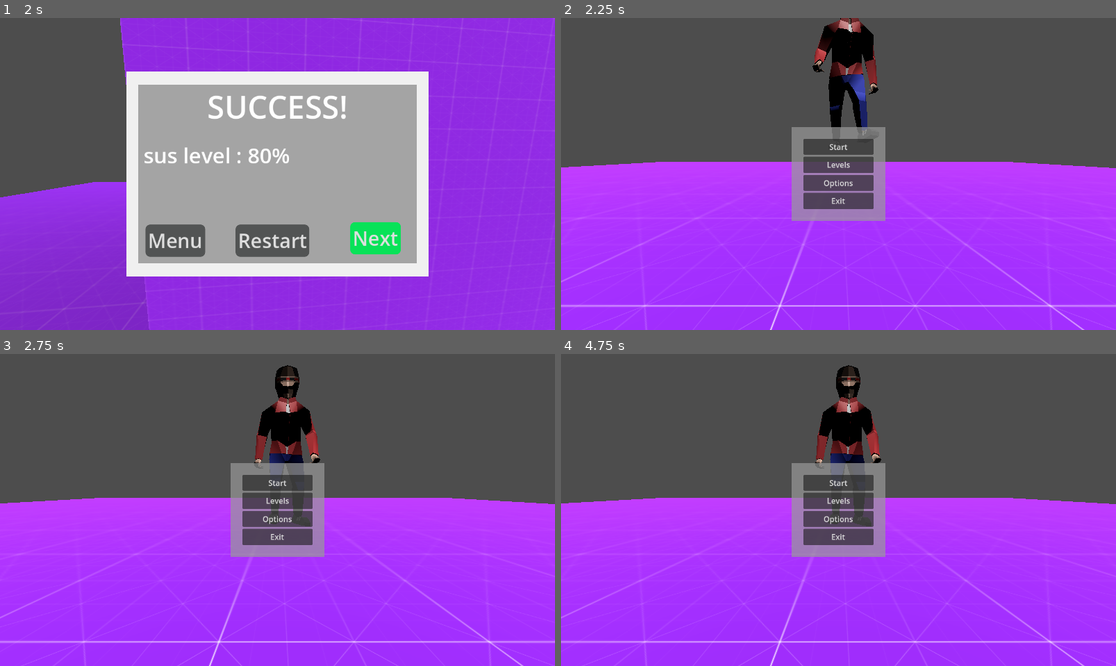
Above: before the commit, frames 1-4 (two rows, left to right).
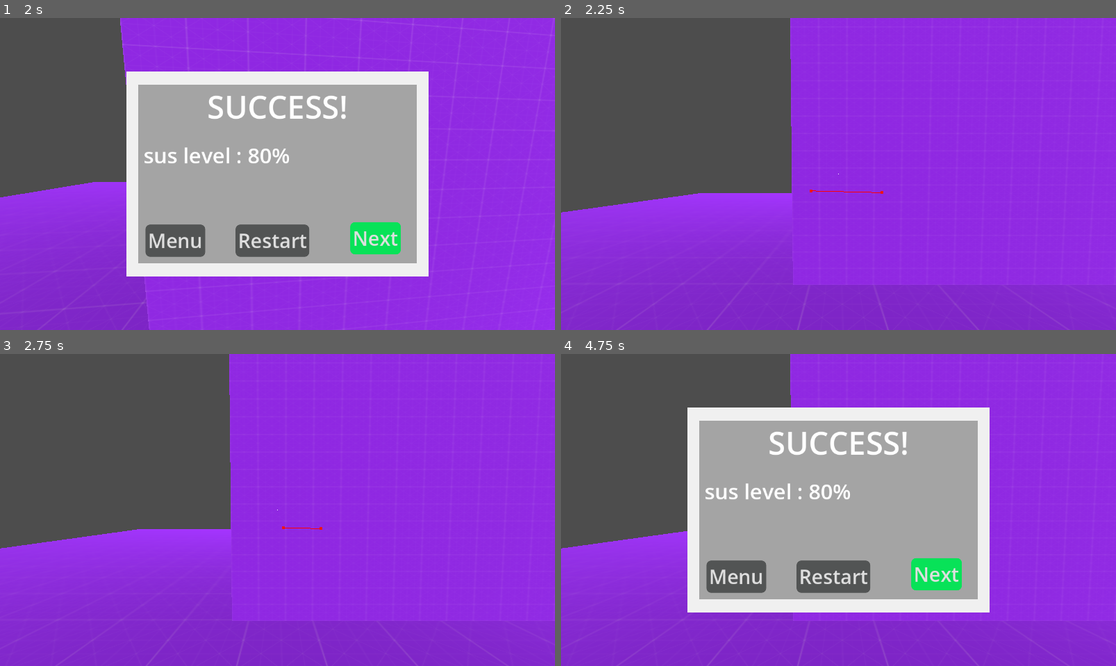
Above: after the commit, the same moments.

Repository: SBAITIAchraf/Hide-the-body
Game: Godot game, scene res://Scenes/Main Game/Main menu.tscn
Two runs of this game, one before a commit and one after it. Both use one fixed random seed, a clock stepped at 60 frames per second and the inputs below.
Inputs (mouse positions are in pixels of both pictures, inside the frame that each line leads up to):
- Up to frame 1 (2 s): click "Start" at 0.5 s; tap Enter at 1.25 s; move the mouse to (305, 174) at 1.27 s; hold W (move_forward) from 1.28 s (still down); tap Shift (action_sprint) at 1.35 s; tap Space (action_jump) at 1.52 s
- Up to frame 2 (2.25 s): release W (move_forward) at 2 s; click "Restart" at 2 s
- Up to frame 3 (2.75 s): no input
- Up to frame 4 (4.75 s): click (838, 481) at 2.75 s, where only the run before the commit has a clickable "Start"; click (832, 575) at 3.5 s, where only the run after the commit has a clickable "Restart"; click (832, 575) at 4.25 s, where only the run before the commit has a clickable "Restart"

Frame 1 is identical in both runs. In frame 2, 79% of the frame differs, in the area x 0-100%, y 0-100%; in frame 3, 79%; in frame 4, 86%.

Commit message:
Starting main menue

Diff:
--- a/Scenes/Player.tscn
+++ b/Scenes/Player.tscn
@@ -1,7 +1,8 @@
-[gd_scene load_steps=5 format=3 uid="uid://dnqf18ushkpmm"]
+[gd_scene load_steps=6 format=3 uid="uid://dnqf18ushkpmm"]
 
 [ext_resource type="Script" path="res://Addons/ultimate_character/ucharacterbody3d.gd" id="1_h3txv"]
 [ext_resource type="Script" path="res://Scripts/reticle.gd" id="2_e260r"]
+[ext_resource type="PackedScene" uid="uid://cmag2f3y6folx" path="res://Scenes/UI/pause_men.tscn" id="3_54a3g"]
 
 [sub_resource type="CapsuleShape3D" id="CapsuleShape3D_4t3v4"]
 height = 1.78
@@ -43,7 +44,7 @@
 [node name="Hand" type="Marker3D" parent="Head2/Camera"]
 transform = Transform3D(1, 0, 0, 0, 1, 0, 0, 0, 1, 0, 0, -2.20205)
 
-[node name="UserInterface" type="Control" parent="."]
+[node name="Crosshair" type="Control" parent="."]
 layout_mode = 3
 anchors_preset = 15
 anchor_right = 1.0
@@ -52,7 +53,7 @@
 grow_vertical = 2
 mouse_filter = 1
 
-[node name="Reticle" type="CenterContainer" parent="UserInterface"]
+[node name="Reticle" type="CenterContainer" parent="Crosshair"]
 layout_mode = 1
 anchors_preset = 8
 anchor_left = 0.5
@@ -63,3 +64,5 @@
 grow_vertical = 2
 pivot_offset = Vector2(20, 20)
 script = ExtResource("2_e260r")
+
+[node name="Pause_men" parent="." instance=ExtResource("3_54a3g")]
--- a/Scenes/UI/End_Level.tscn
+++ b/Scenes/UI/End_Level.tscn
@@ -119,7 +119,7 @@
 theme_override_styles/normal = SubResource("StyleBoxFlat_dnhoi")
 text = "Menu"
 
-[node name="MainMenu2" type="Button" parent="Panel/Panel"]
+[node name="Restart" type="Button" parent="Panel/Panel"]
 layout_mode = 2
 offset_left = 216.0
 offset_top = 290.0
@@ -144,5 +144,5 @@
 text = "Next"
 
 [connection signal="pressed" from="Panel/Panel/MainMenu" to="." method="_on_main_menu_pressed"]
-[connection signal="pressed" from="Panel/Panel/MainMenu2" to="." method="_on_main_menu_pressed"]
+[connection signal="pressed" from="Panel/Panel/Restart" to="." method="_on_restart_pressed"]
 [connection signal="pressed" from="Panel/Panel/NextLevel" to="." method="_on_next_level_pressed"]
--- /dev/null
+++ b/Scenes/UI/pause_men.tscn
@@ -0,0 +1,213 @@
+[gd_scene load_steps=8 format=3 uid="uid://cmag2f3y6folx"]
+
+[ext_resource type="Script" path="res://Scripts/UI/Pause_men.gd" id="1_cv6ys"]
+[ext_resource type="Shader" path="res://Shaders/Blur.gdshader" id="2_041bd"]
+
+[sub_resource type="ShaderMaterial" id="ShaderMaterial_3uwhw"]
+shader = ExtResource("2_041bd")
+shader_parameter/lod = 0.0
+
+[sub_resource type="StyleBoxFlat" id="StyleBoxFlat_7djj4"]
+bg_color = Color(0.6, 0.6, 0.6, 0.701961)
+
+[sub_resource type="Animation" id="Animation_xeebd"]
+length = 0.001
+tracks/0/type = "bezier"
+tracks/0/imported = false
+tracks/0/enabled = true
+tracks/0/path = NodePath("ColorRect:material:shader_parameter/lod")
+tracks/0/interp = 1
+tracks/0/loop_wrap = true
+tracks/0/keys = {
+"handle_modes": PackedInt32Array(0),
+"points": PackedFloat32Array(0, -0.25, 0, 0.25, 0),
+"times": PackedFloat32Array(0)
+}
+tracks/1/type = "bezier"
+tracks/1/imported = false
+tracks/1/enabled = true
+tracks/1/path = NodePath("Panel:modulate:r")
+tracks/1/interp = 1
+tracks/1/loop_wrap = true
+tracks/1/keys = {
+"handle_modes": PackedInt32Array(0),
+"points": PackedFloat32Array(1, -0.25, 0, 0.25, 0),
+"times": PackedFloat32Array(0)
+}
+tracks/2/type = "bezier"
+tracks/2/imported = false
+tracks/2/enabled = true
+tracks/2/path = NodePath("Panel:modulate:g")
+tracks/2/interp = 1
+tracks/2/loop_wrap = true
+tracks/2/keys = {
+"handle_modes": PackedInt32Array(0),
+"points": PackedFloat32Array(1, -0.25, 0, 0.25, 0),
+"times": PackedFloat32Array(0)
+}
+tracks/3/type = "bezier"
+tracks/3/imported = false
+tracks/3/enabled = true
+tracks/3/path = NodePath("Panel:modulate:b")
+tracks/3/interp = 1
+tracks/3/loop_wrap = true
+tracks/3/keys = {
+"handle_modes": PackedInt32Array(0),
+"points": PackedFloat32Array(1, -0.25, 0, 0.25, 0),
+"times": PackedFloat32Array(0)
+}
+tracks/4/type = "bezier"
+tracks/4/imported = false
+tracks/4/enabled = true
+tracks/4/path = NodePath("Panel:modulate:a")
+tracks/4/interp = 1
+tracks/4/loop_wrap = true
+tracks/4/keys = {
+"handle_modes": PackedInt32Array(0),
+"points": PackedFloat32Array(0, -0.25, 0, 0.25, 0),
+"times": PackedFloat32Array(0)
+}
+
+[sub_resource type="Animation" id="Animation_3j5vt"]
+resource_name = "blur"
+length = 0.3
+tracks/0/type = "bezier"
+tracks/0/imported = false
+tracks/0/enabled = true
+tracks/0/path = NodePath("ColorRect:material:shader_parameter/lod")
+tracks/0/interp = 1
+tracks/0/loop_wrap = true
+tracks/0/keys = {
+"handle_modes": PackedInt32Array(0),
+"points": PackedFloat32Array(0, -0.25, 0, 0.25, 0),
+"times": PackedFloat32Array(0)
+}
+tracks/1/type = "bezier"
+tracks/1/imported = false
+tracks/1/enabled = true
+tracks/1/path = NodePath("Panel:modulate:r")
+tracks/1/interp = 1
+tracks/1/loop_wrap = true
+tracks/1/keys = {
+"handle_modes": PackedInt32Array(0, 0),
+"points": PackedFloat32Array(1, -0.25, 0, 0.25, 0, 1, -0.25, 0, 0.25, 0),
+"times": PackedFloat32Array(0, 0.3)
+}
+tracks/2/type = "bezier"
+tracks/2/imported = false
+tracks/2/enabled = true
+tracks/2/path = NodePath("Panel:modulate:g")
+tracks/2/interp = 1
+tracks/2/loop_wrap = true
+tracks/2/keys = {
+"handle_modes": PackedInt32Array(0, 0),
+"points": PackedFloat32Array(1, -0.25, 0, 0.25, 0, 1, -0.25, 0, 0.25, 0),
+"times": PackedFloat32Array(0, 0.3)
+}
+tracks/3/type = "bezier"
+tracks/3/imported = false
+tracks/3/enabled = true
+tracks/3/path = NodePath("Panel:modulate:b")
+tracks/3/interp = 1
+tracks/3/loop_wrap = true
+tracks/3/keys = {
+"handle_modes": PackedInt32Array(0, 0),
+"points": PackedFloat32Array(1, -0.25, 0, 0.25, 0, 1, -0.25, 0, 0.25, 0),
+"times": PackedFloat32Array(0, 0.3)
+}
+tracks/4/type = "bezier"
+tracks/4/imported = false
+tracks/4/enabled = true
+tracks/4/path = NodePath("Panel:modulate:a")
+tracks/4/interp = 1
+tracks/4/loop_wrap = true
+tracks/4/keys = {
+"handle_modes": PackedInt32Array(0, 0),
+"points": PackedFloat32Array(0, -0.25, 0, 0.25, 0, 1, -0.25, 0, 0.25, 0),
+"times": PackedFloat32Array(0, 0.3)
+}
+
+[sub_resource type="AnimationLibrary" id="AnimationLibrary_ym3ro"]
+_data = {
+"RESET": SubResource("Animation_xeebd"),
+"blur": SubResource("Animation_3j5vt")
+}
+
+[node name="Pause_men" type="Control"]
+process_mode = 3
+top_level = true
+layout_mode = 3
+anchors_preset = 15
+anchor_right = 1.0
+anchor_bottom = 1.0
+grow_horizontal = 2
+grow_vertical = 2
+script = ExtResource("1_cv6ys")
+
+[node name="ColorRect" type="ColorRect" parent="."]
+material = SubResource("ShaderMaterial_3uwhw")
+layout_mode = 1
+anchors_preset = 15
+anchor_right = 1.0
+anchor_bottom = 1.0
+grow_horizontal = 2
+grow_vertical = 2
+
+[node name="Panel" type="Panel" parent="."]
+modulate = Color(1, 1, 1, 0)
+layout_mode = 1
+anchors_preset = 8
+anchor_left = 0.5
+anchor_top = 0.5
+anchor_right = 0.5
+anchor_bottom = 0.5
+offset_left = -98.0
+offset_top = -98.0
+offset_right = 98.0
+offset_bottom = 98.0
+grow_horizontal = 2
+grow_vertical = 2
+theme_override_styles/panel = SubResource("StyleBoxFlat_7djj4")
+
+[node name="VBoxContainer" type="VBoxContainer" parent="Panel"]
+layout_mode = 1
+anchors_preset = 8
+anchor_left = 0.5
+anchor_top = 0.5
+anchor_right = 0.5
+anchor_bottom = 0.5
+offset_left = -73.0
+offset_top = -73.0
+offset_right = 73.0
+offset_bottom = 73.0
+grow_horizontal = 2
+grow_vertical = 2
+size_flags_horizontal = 4
+
+[node name="Resume" type="Button" parent="Panel/VBoxContainer"]
+layout_mode = 2
+size_flags_vertical = 3
+text = "Resume HAHA"
+
+[node name="Options2" type="Button" parent="Panel/VBoxContainer"]
+layout_mode = 2
+size_flags_vertical = 3
+text = "Option"
+
+[node name="Main Menu" type="Button" parent="Panel/VBoxContainer"]
+layout_mode = 2
+size_flags_vertical = 3
+text = "Main Menu"
+
+[node name="Exit" type="Button" parent="Panel/VBoxContainer"]
+layout_mode = 2
+size_flags_vertical = 3
+text = "Exit"
+
+[node name="AnimationPlayer" type="AnimationPlayer" parent="."]
+libraries = {
+"": SubResource("AnimationLibrary_ym3ro")
+}
+
+[connection signal="pressed" from="Panel/VBoxContainer/Resume" to="." method="_on_start_pressed"]
+[connection signal="pressed" from="Panel/VBoxContainer/Exit" to="." method="_on_exit_pressed"]
--- /dev/null
+++ b/Scripts/UI/Pause_men.gd
@@ -0,0 +1,36 @@
+extends Control
+
+@onready var anim_player : AnimationPlayer = $AnimationPlayer
+
+func _ready():
+	hide()
+	anim_player.play("RESET")
+
+func resume():
+	get_tree().paused = false
+	anim_player.play_backwards("blur")
+
+func pause():
+	get_tree().paused = true
+	anim_player.play("blur")
+
+func testEsc():
+	if Input.is_action_just_pressed("esc") and !get_tree().paused:
+		Input.mouse_mode = Input.MOUSE_MODE_VISIBLE
+		pause()
+		show()
+	elif Input.is_action_just_pressed("esc") and get_tree().paused:
+		Input.mouse_mode = Input.MOUSE_MODE_CAPTURED
+		resume()
+		hide()
+
+
+func _on_resume_pressed():
+	resume()
+
+
+func _on_quit_pressed():
+	get_tree().quit()
+
+func _process(delta):
+	testEsc()
--- a/Scripts/UI/level_end_ui.gd
+++ b/Scripts/UI/level_end_ui.gd
@@ -20,3 +20,8 @@
 	unpause()
 	Levels.lvl = 0
 	get_tree().change_scene_to_file(Levels.lvls[Levels.lvl])
+
+
+func _on_restart_pressed():
+	unpause()
+	get_tree().reload_current_scene()
--- /dev/null
+++ b/Shaders/Blur.gdshader
@@ -0,0 +1,9 @@
+shader_type canvas_item;
+uniform sampler2D SCREEN_TEXTURE: hint_screen_texture, filter_linear_mipmap;
+
+uniform float lod: hint_range(0.0, 5) = 0.0;
+
+void fragment(){
+	vec4 color = texture(SCREEN_TEXTURE, SCREEN_UV, lod);
+	COLOR = color;
+}
--- a/project.godot
+++ b/project.godot
@@ -61,3 +61,8 @@
 "events": [Object(InputEventKey,"resource_local_to_scene":false,"resource_name":"","device":-1,"window_id":0,"alt_press …(182 unchanged characters)…
 ]
 }
+esc={
+"deadzone": 0.5,
+"events": [Object(InputEventKey,"resource_local_to_scene":false,"resource_name":"","device":-1,"window_id":0,"alt_pressed":false,"shift_pressed":false,"ctrl_pressed":false,"meta_pressed":false,"pressed":false,"keycode":0,"physical_keycode":4194305,"key_label":0,"unicode":0,"echo":false,"script":null)
+]
+}
Not shown, changed: Addons/ultimate_character/ucharacterbody3d.gd
